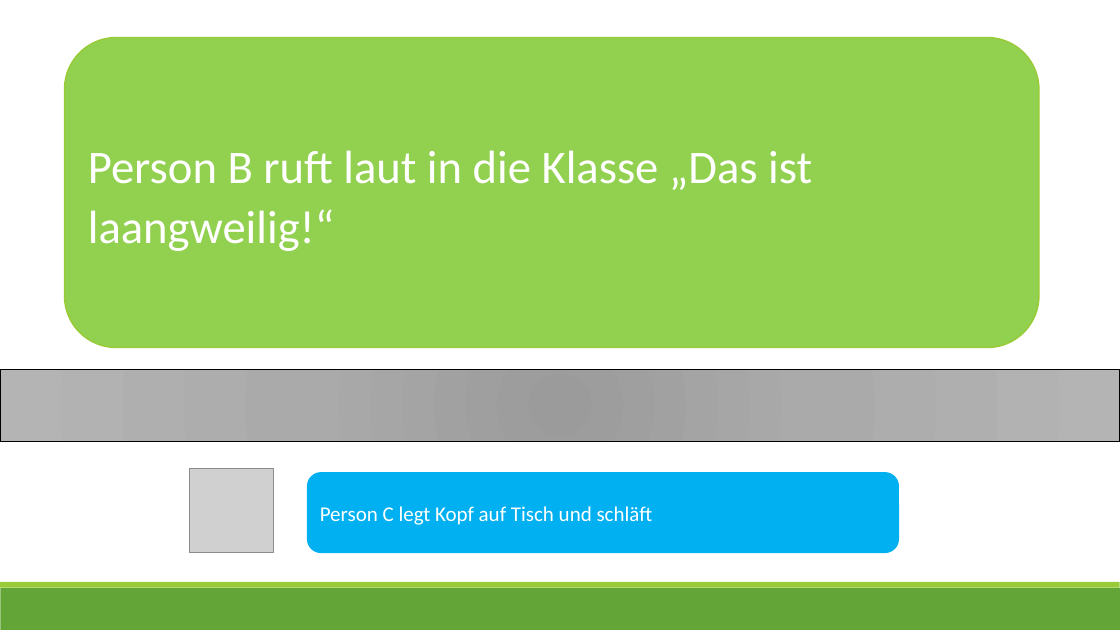
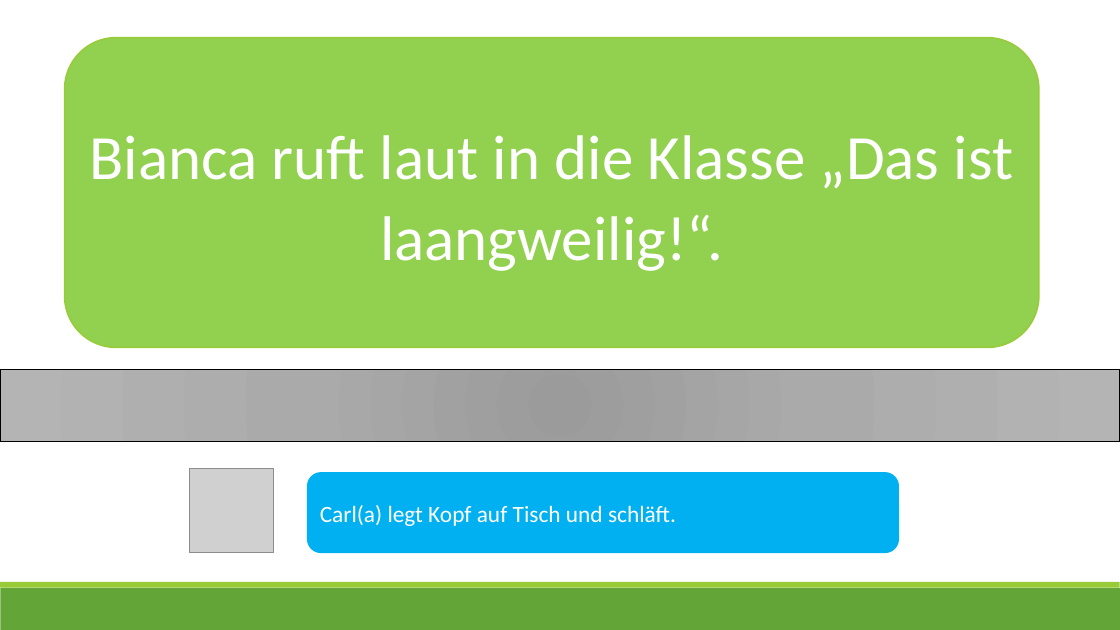
Before and after one commit to ginaamri/Mandy-PhD, a slide deck: slide 17 of studies/Laborstudie ProVisioNET/Scripts/7_script_provisionet_AL.pptx. Drawn at 1120x630 pixels with LibreOffice and Linux fonts; fonts in the diff are those of the drawing; grey boxes stand for pictures. Boxes give left, top, right and bottom in pixels: in the first picture for what was removed or moved away, otherwise in the second. Text is boxed around its words. In the diff, an @@ line names an element or a change of style, - is before the commit and + after.

```diff
--- a/studies/Laborstudie ProVisioNET/Scripts/7_script_provisionet_AL.pptx
+++ b/studies/Laborstudie ProVisioNET/Scripts/7_script_provisionet_AL.pptx
@@ text in rounded rectangle at (89,135,1013,271): text changed; size 40 to 54 pt @@
-Person B ruft laut in die Klasse „Das ist laangweilig!“
+Bianca ruft laut in die Klasse „Das ist laangweilig!“.
@@ text in rounded rectangle at (320,505,676,526): text changed; size 18 to 20 pt @@
-Person C legt Kopf auf Tisch und schläft
+Carl(a) legt Kopf auf Tisch und schläft.
```
Also in this commit, not shown: 18 other slides changed, 8 other files.
